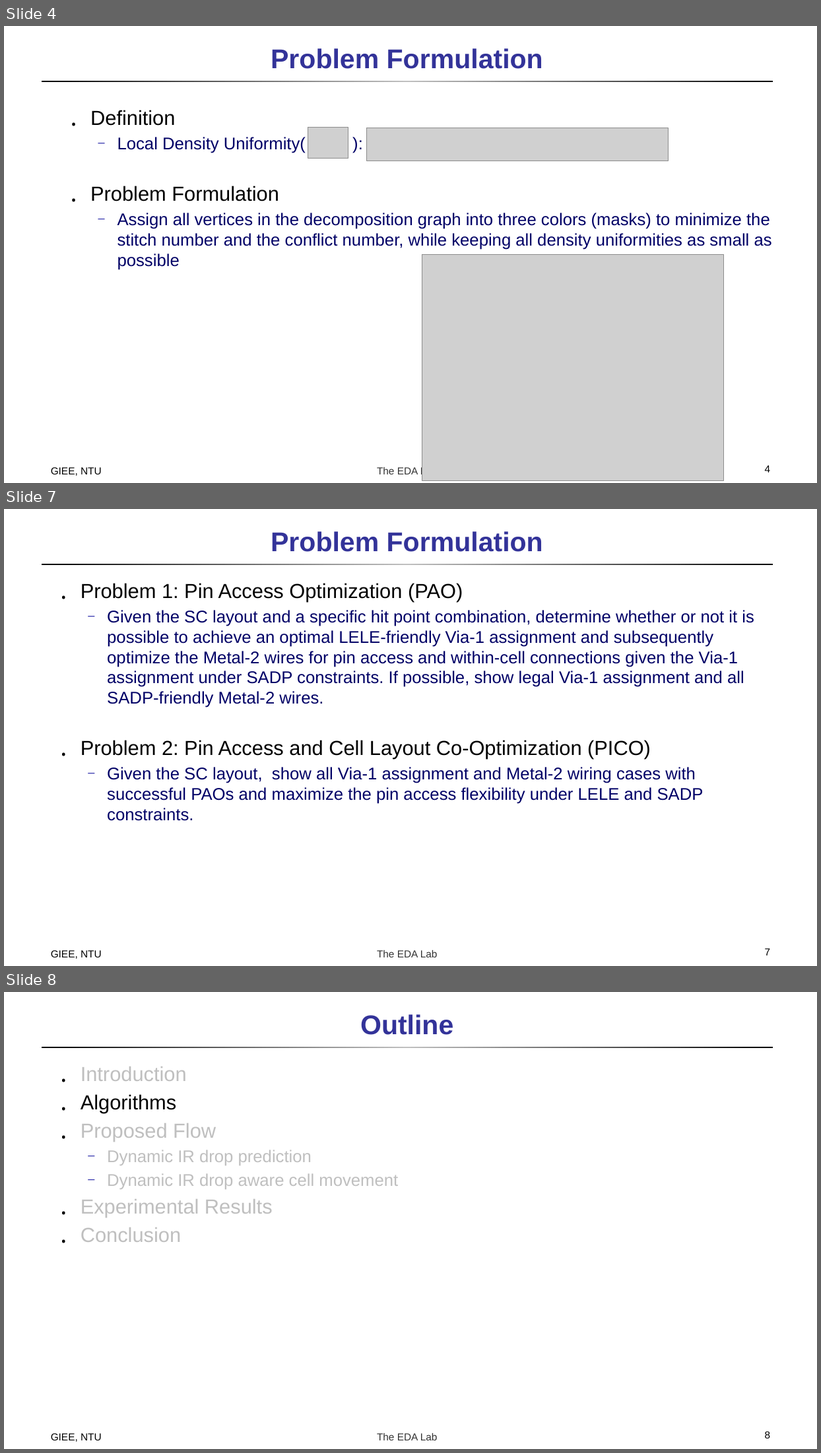
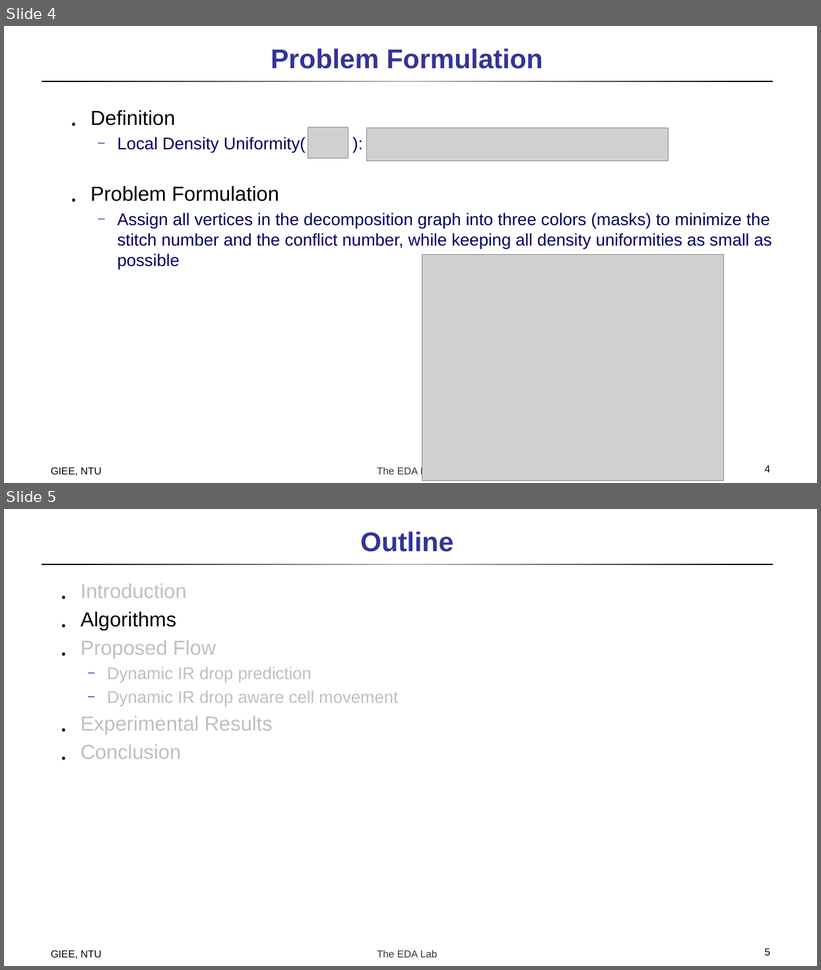
Before and after one commit to doctry/paper, a slide deck: Double Patterning/A High-Performance Triple Patterning Layout Decomposer.pptx. Shown one above the other, each under a label of ours: slides 4, 7 and 8 before the commit, slides 4 and 5 after it; the slides between them are not shown. The pictures are 821x1453 and 821x970 pixels, drawn with LibreOffice and Linux fonts; fonts in the diff are those of the drawing; grey boxes stand for pictures. Boxes give left, top, right and bottom in pixels: in the first picture for what was removed or moved away, otherwise in the second. Text is boxed around its words. In the diff, an @@ line names an element or a change of style, - is before the commit and + after.

```diff
--- a/Double Patterning/A High-Performance Triple Patterning Layout Decomposer.pptx
+++ b/Double Patterning/A High-Performance Triple Patterning Layout Decomposer.pptx
@@ slide 7 removed at bbox=[4, 509, 817, 966], background #FFFFFF; not listed: 2 template elements that a slide beside it also shows @@
@@ title removed at bbox=[271, 531, 543, 552] @@
-Problem Formulation
@@ text removed at bbox=[81, 583, 754, 821] @@
-․ Problem 1: Pin Access Optimization (PAO)
-  ─ Given the SC layout and a specific hit point combination, determine whether or not it is possible to achieve an optimal LELE-friendly Via-1 assignment and subsequently optimize the Metal-2 wires for pin access and within-cell connections given the Via-1 assignment under SADP constraints. If possible, show legal Via-1 assignment and all SADP-friendly Metal-2 wires.
-․ Problem 2: Pin Access and Cell Layout Co-Optimization (PICO)
-  ─ Given the SC layout, show all Via-1 assignment and Metal-2 wiring cases with successful PAOs and maximize the pin access flexibility under LELE and SADP constraints.
@@ text removed at bbox=[51, 951, 102, 959] @@
-GIEE, NTU
@@ page number removed at bbox=[765, 949, 771, 956] @@
-7
@@ what was slide 8 is now slide 5 @@
@@ page number at bbox=[765, 949, 771, 956]: text changed @@
-8
+5
```
Also in this commit, not shown: 5 slides changed, 3 slides added, 3 other slides removed, 1 other file.
